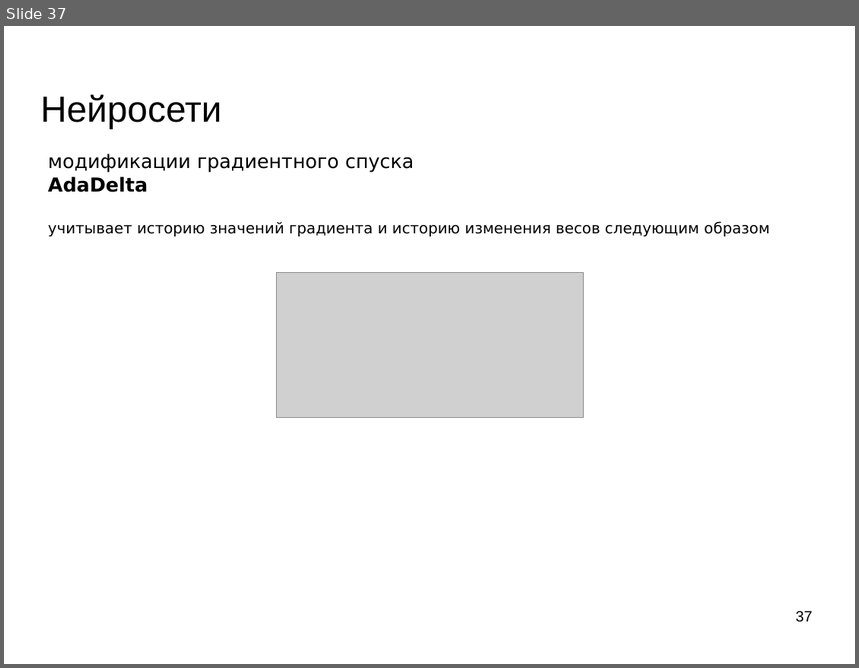
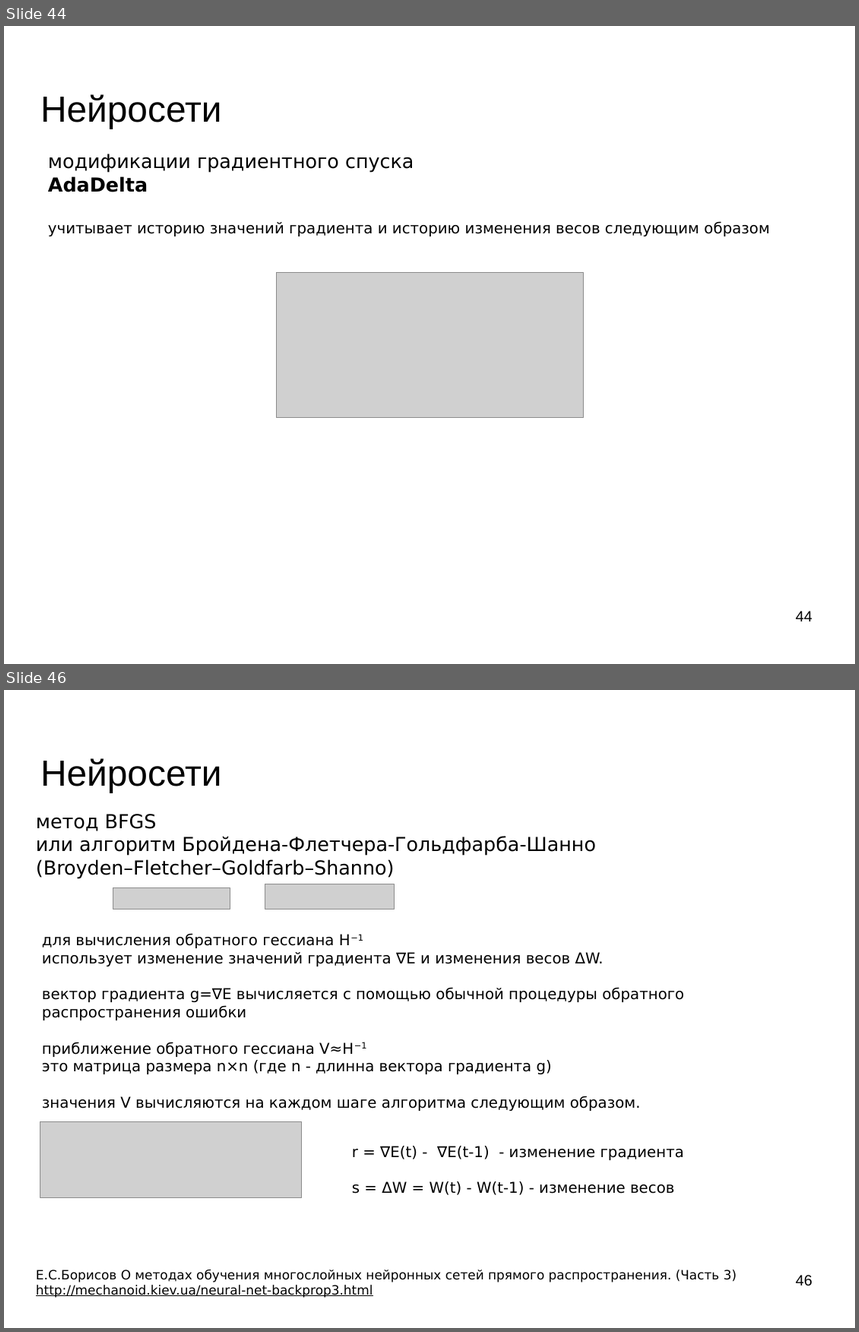
Before and after one commit to mechanoid5/ml_lectorium_legacy, a slide deck: 10-ann.odp. Shown one above the other, each under a label of ours: slide 37 before the commit, slides 44 and 46 after it; the slides between them are not shown. The pictures are 859x668 and 859x1332 pixels, drawn with LibreOffice and Linux fonts; fonts in the diff are those of the drawing; grey boxes stand for pictures; background and template pictures are left out. Boxes give left, top, right and bottom in pixels: in the first picture for what was removed or moved away, otherwise in the second. Text is boxed around its words. In the diff, an @@ line names an element or a change of style, - is before the commit and + after.

```diff
--- a/10-ann.odp
+++ b/10-ann.odp
@@ slide 46 added at (x1=4, y1=690, x2=855, y2=1328), background picture (left out) @@
@@ title added at (x1=40, y1=758, x2=222, y2=793), 33.9 pt, text #000000 @@
+Нейросети
@@ text added at (x1=36, y1=814, x2=596, y2=879), 18 pt, text #000000 @@
+метод BFGS
+или алгоритм Бройдена-Флетчера-Гольдфарба-Шанно
+(Broyden–Fletcher–Goldfarb–Shanno)
@@ picture added at (x1=113, y1=888, x2=230, y2=910) @@
@@ picture added at (x1=265, y1=885, x2=394, y2=910) @@
@@ text added at (x1=42, y1=933, x2=684, y2=1111), 14 pt, text #000000 @@
+для вычисления обратного гессиана H−1
+использует изменение значений градиента ∇E и изменения весов ΔW.
+вектор градиента g=∇E вычисляется с помощью обычной процедуры обратного распространения ошибки
+приближение обратного гессиана V≈H−1
+это матрица размера n×n (где n - длинна вектора градиента g)
+значения V вычисляются на каждом шаге алгоритма следующим образом.
@@ picture added at (x1=40, y1=1122, x2=302, y2=1198) @@
@@ text added at (x1=352, y1=1146, x2=684, y2=1195), 14 pt, text #000000 @@
+r = ∇E(t) - ∇E(t-1) - изменение градиента
+s = ΔW = W(t) - W(t-1) - изменение весов
@@ text added at (x1=36, y1=1270, x2=737, y2=1298), 12 pt, text #000000 @@
+Е.С.Борисов О методах обучения многослойных нейронных сетей прямого распространения. (Часть 3)
+http://mechanoid.kiev.ua/neural-net-backprop3.html
@@ page number added at (x1=796, y1=1275, x2=813, y2=1287), 14 pt, text #000000 @@
+46
@@ what was slide 37 is now slide 44 @@
@@ page number at (x1=796, y1=611, x2=813, y2=622): text changed @@
-37
+44
```
Also in this commit, not shown: 7 slides changed, 9 other slides added, 2 slides removed.
